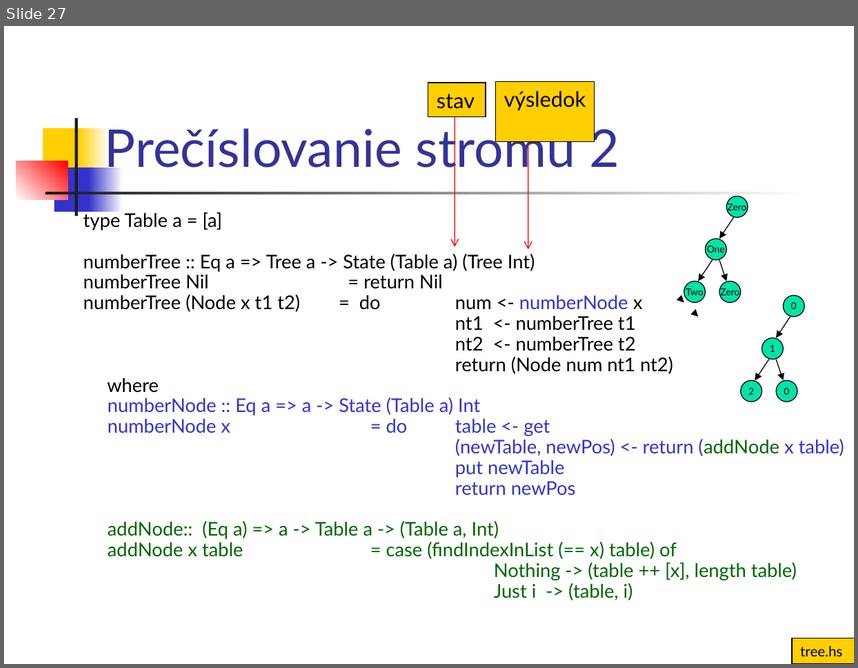
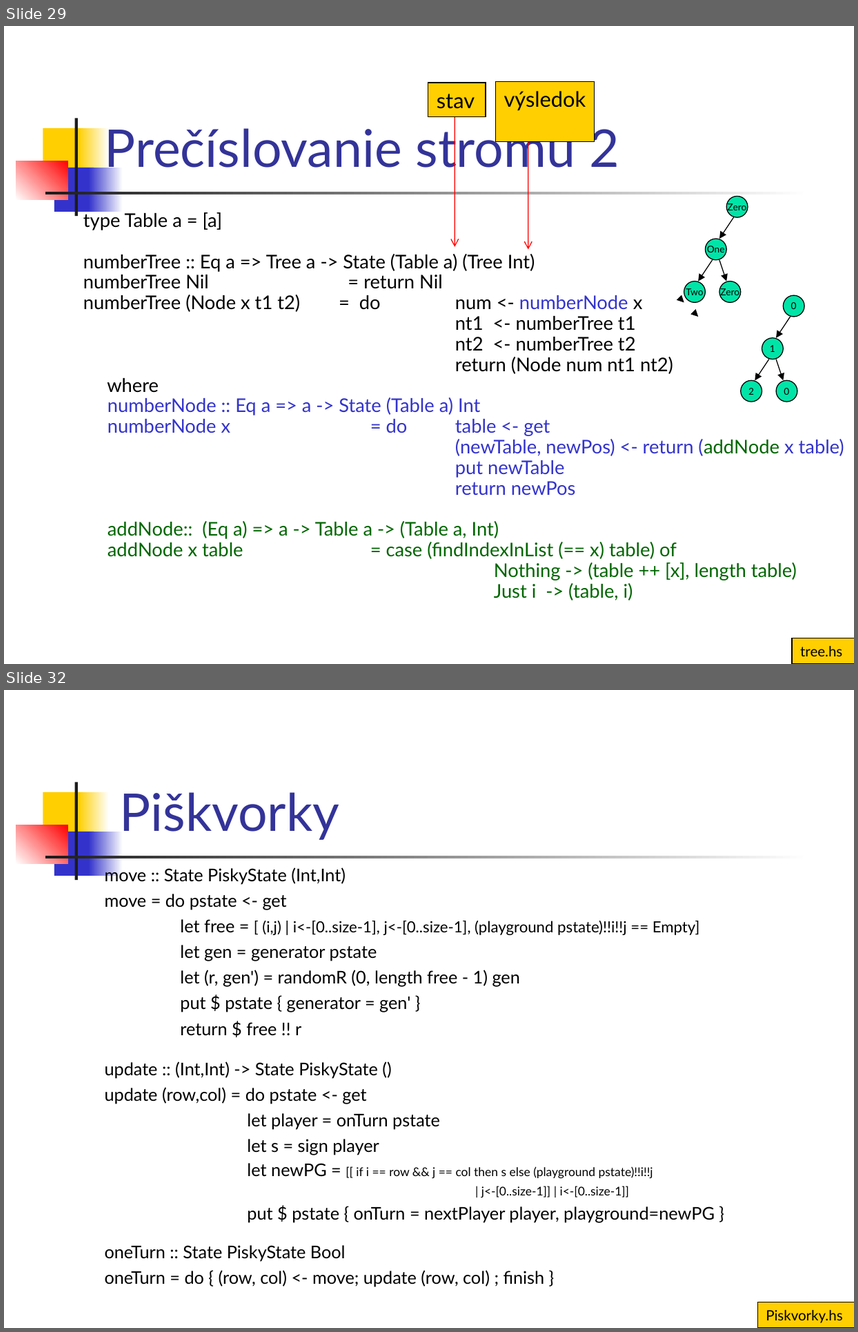
Before and after one commit to Funkcionalne/Prednasky, a slide deck: 13/13_fpro.ppt. Shown one above the other, each under a label of ours: slide 27 before the commit, slides 29 and 32 after it; the slides between them are not shown. The pictures are 858x668 and 858x1332 pixels, drawn with LibreOffice and Linux fonts; fonts in the diff are those of the drawing. Boxes give left, top, right and bottom in pixels: in the first picture for what was removed or moved away, otherwise in the second. Text is boxed around its words. In the diff, an @@ line names an element or a change of style, - is before the commit and + after.

```diff
--- a/13/13_fpro.ppt
+++ b/13/13_fpro.ppt
@@ slide 32 added at box(4, 690, 854, 1328), background #FFFFFF; not listed: 7 template elements that a slide beside it also shows @@
@@ title added at box(119, 792, 339, 840), 44 pt, text #333399 @@
+Piškvorky
@@ text added at box(105, 867, 715, 1287), 14.8 pt, text #000000 @@
+move :: State PiskyState (Int,Int)
+move = do pstate <- get
+let free = [ (i,j) | i<-[0..size-1], j<-[0..size-1], (playground pstate)!!i!!j == Empty]
+let gen = generator pstate
+let (r, gen') = randomR (0, length free - 1) gen
+put $ pstate { generator = gen' }
+return $ free !! r
+update :: (Int,Int) -> State PiskyState ()
+update (row,col) = do pstate <- get
+let player = onTurn pstate
+let s = sign player
+let newPG = [[ if i == row && j == col then s else (playground pstate)!!i!!j
+| j<-[0..size-1]] | i<-[0..size-1]]
+put $ pstate { onTurn = nextPlayer player, playground=newPG }
+oneTurn :: State PiskyState Bool
+oneTurn = do { (row, col) <- move; update (row, col) ; finish }
@@ rectangle added at box(758, 1302, 854, 1328), fill #FFCF01, outline #000000 0.74 pt, 12 pt, text #000000 @@
+Piskvorky.hs
@@ what was slide 27 is now slide 29 @@
```
Also in this commit, not shown: 1 slide changed, 7 other slides added, 22 other files.
